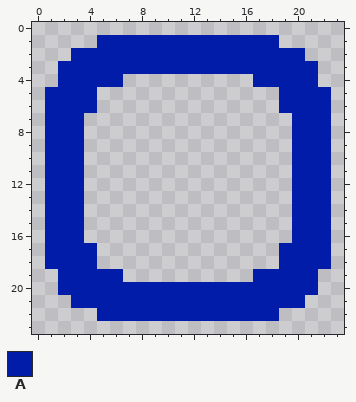
Edited in one commit: pixel-art file (assets/wall.aseprite). The first picture shows the starting point.
24x24 pixels, 1 frame.
Palette (. is transparent): A #001ca8
Pixels before, first column x 1:
 1 ....AAAAAAAAAAAAAA....
 2 ..AAAAAAAAAAAAAAAAAA..
 3 .AAAAAAAAAAAAAAAAAAAA.
 4 .AAAAA..........AAAAA.
 5 AAAA..............AAAA
 6 AAAA..............AAAA
 7 AAA................AAA
 8 AAA................AAA
 9 AAA................AAA
10 AAA................AAA
11 AAA................AAA
12 AAA................AAA
13 AAA................AAA
14 AAA................AAA
15 AAA................AAA
16 AAA................AAA
17 AAAA..............AAAA
18 AAAA..............AAAA
19 .AAAAA..........AAAAA.
20 .AAAAAAAAAAAAAAAAAAAA.
21 ..AAAAAAAAAAAAAAAAAA..
22 ....AAAAAAAAAAAAAA....
Once edited:
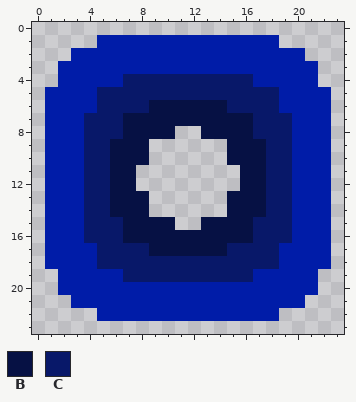
Colours new in this view: B #061144  C #081869
Change:
Changed rows in their new state; - is an unchanged pixel.
first column x 4:
 4 ---CCCCCCCCCC---
 5 -CCCCCCCCCCCCCC-
 6 -CCCCBBBBBBCCCC-
 7 CCCBBBBBBBBBBCCC
 8 CCCBBBB--BBBBCCC
 9 CCBBB------BBBCC
10 CCBBB------BBBCC
11 CCBB--------BBCC
12 CCBB--------BBCC
13 CCBBB------BBBCC
14 CCBBB------BBBCC
15 CCCBBBB--BBBBCCC
16 CCCBBBBBBBBBBCCC
17 -CCCCBBBBBBCCCC-
18 -CCCCCCCCCCCCCC-
19 ---CCCCCCCCCC---
